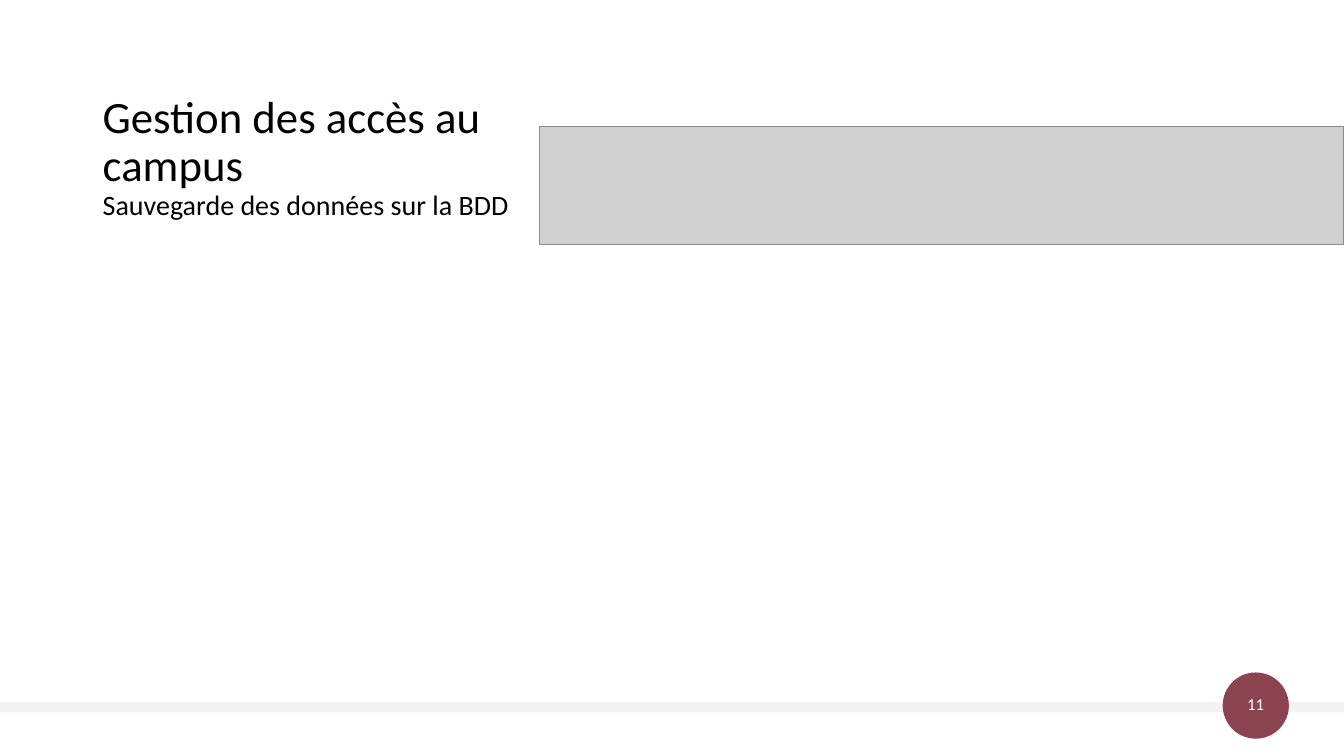
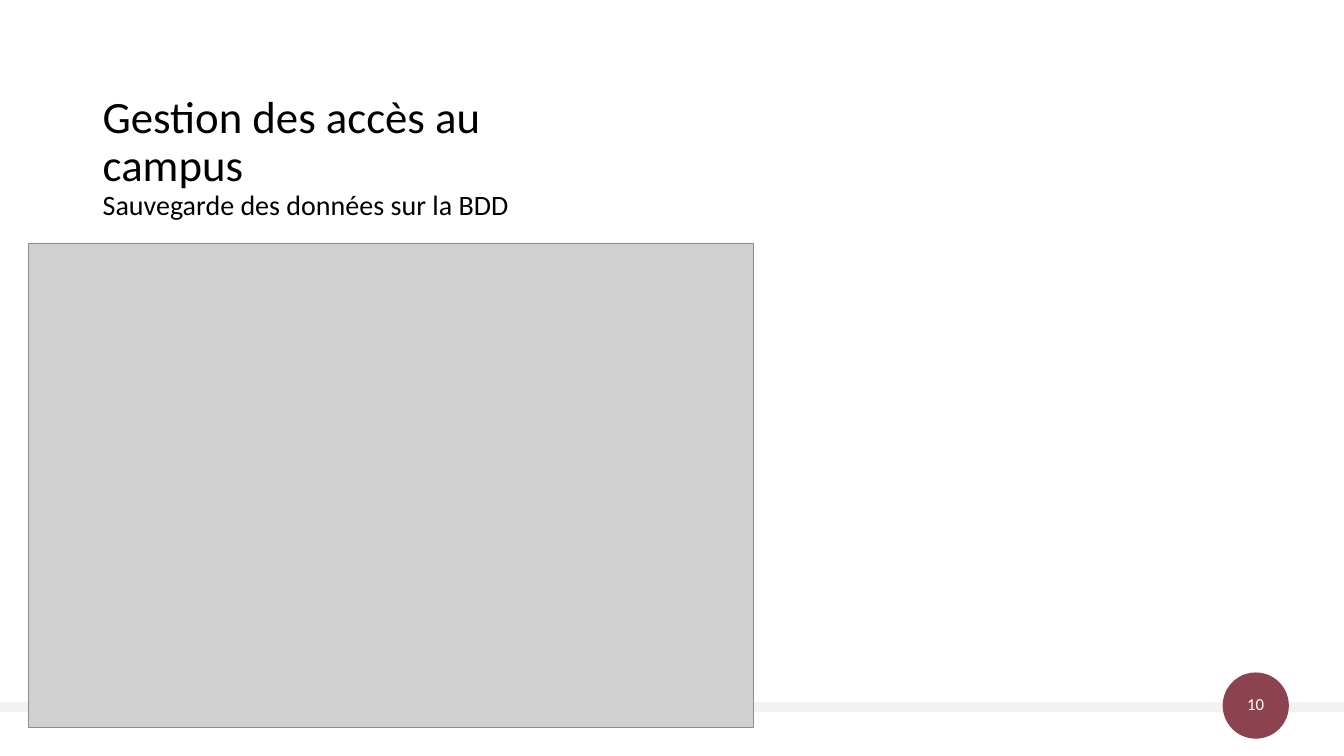
Before and after one commit to AlexandreSaxemard/GestionAccesBatiment, a slide deck: slide 10 of Docs/Gestion des accès au bâtiment.pptx (slide 11 before the commit). Drawn at 1344x756 pixels with LibreOffice and Linux fonts; fonts in the diff are those of the drawing; grey boxes stand for pictures. Boxes give left, top, right and bottom in pixels: in the first picture for what was removed or moved away, otherwise in the second. Text is boxed around its words. In the diff, an @@ line names an element or a change of style, - is before the commit and + after.

```diff
--- a/Docs/Gestion des accès au bâtiment.pptx
+++ b/Docs/Gestion des accès au bâtiment.pptx
@@ picture removed at bbox=[539, 127, 1344, 245] @@
@@ picture added at bbox=[29, 244, 754, 728] @@
@@ page number at bbox=[1247, 699, 1264, 710]: text changed @@
-11
+10
```
Also in this commit, not shown: 1 slide added, 2 other files.
